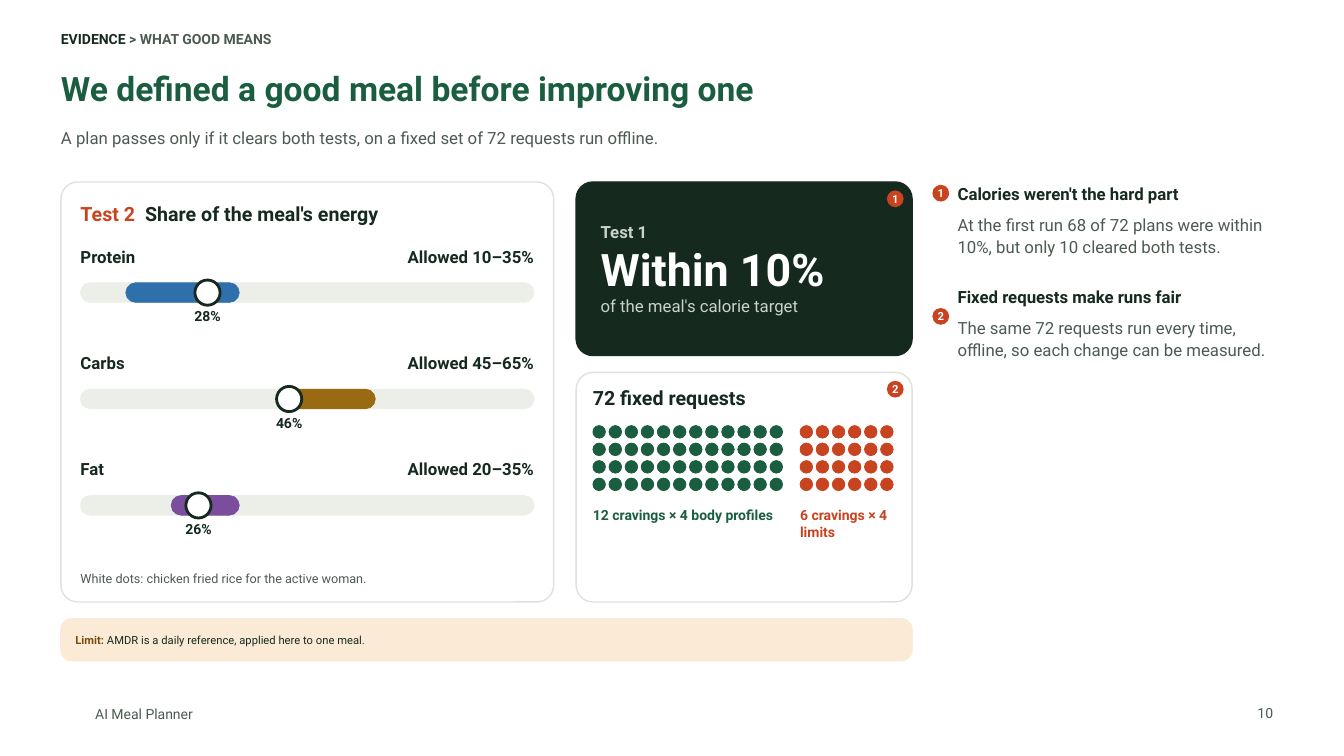
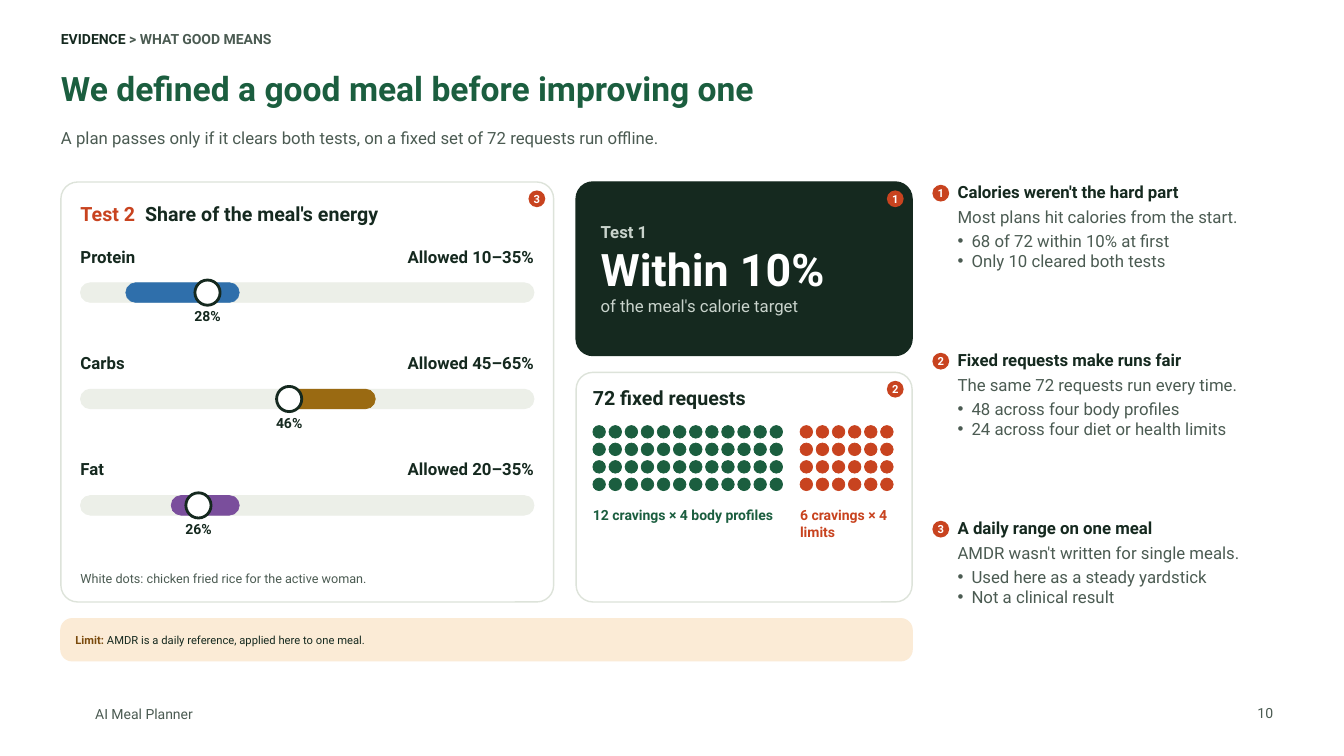
Before and after one commit to tuannm3812/ai-meal-planner, a slide deck: slide 10 of docs/showcase/ai-meal-planner-deck.pptx. Drawn at 1344x756 pixels with LibreOffice and Linux fonts; fonts in the diff are those of the drawing; background and template pictures are left out. Boxes give left, top, right and bottom in pixels: in the first picture for what was removed or moved away, otherwise in the second. Text is boxed around its words. In the diff, an @@ line names an element or a change of style, - is before the commit and + after.

```diff
--- a/docs/showcase/ai-meal-planner-deck.pptx
+++ b/docs/showcase/ai-meal-planner-deck.pptx
@@ ellipse added at [528,191,545,208], fill #C8431F, 8 pt, text #FFFFFF, bold @@
+3
@@ text at [958,185,1179,202]: line spacing 1.1 to 1; less space between paragraphs @@
@@ text at [958,210,1237,271]: text changed @@
-At the first run 68 of 72 plans were within 10%, but only 10 cleared both tests.
-Fixed requests make runs fair
-The same 72 requests run every time, offline, so each change can be measured.
+Most plans hit calories from the start.
+• 68 of 72 within 10% at first
+• Only 10 cleared both tests
@@ ellipse "2": place and size @@
-ellipse "2" at [933,309,950,326]
+ellipse "2" at [933,353,950,370]
@@ text added at [958,353,1237,435], 12 pt, text #4B5B52 @@
+Fixed requests make runs fair
+The same 72 requests run every time.
+• 48 across four body profiles
+• 24 across four diet or health limits
@@ ellipse added at [933,521,950,538], fill #C8431F, 8 pt, text #FFFFFF, bold @@
+3
@@ text added at [958,521,1239,603], 12 pt, text #4B5B52 @@
+A daily range on one meal
+AMDR wasn't written for single meals.
+• Used here as a steady yardstick
+• Not a clinical result
```
Also in this commit, not shown: 13 other slides changed, 20 other files.
